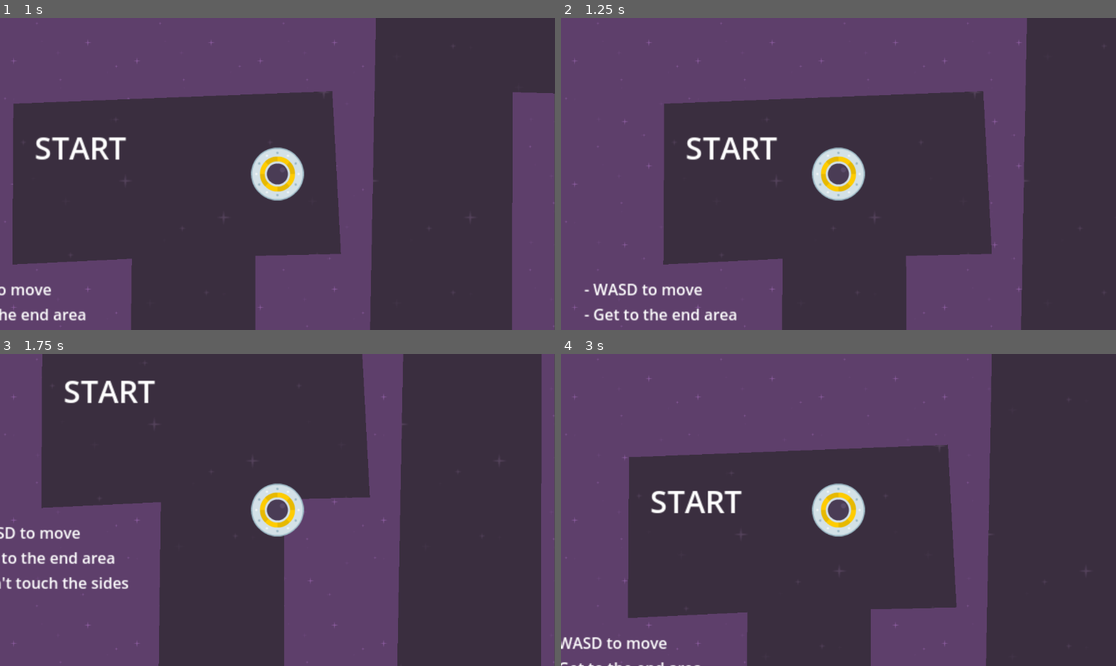
Above: before the commit, frames 1-4 (two rows, left to right).
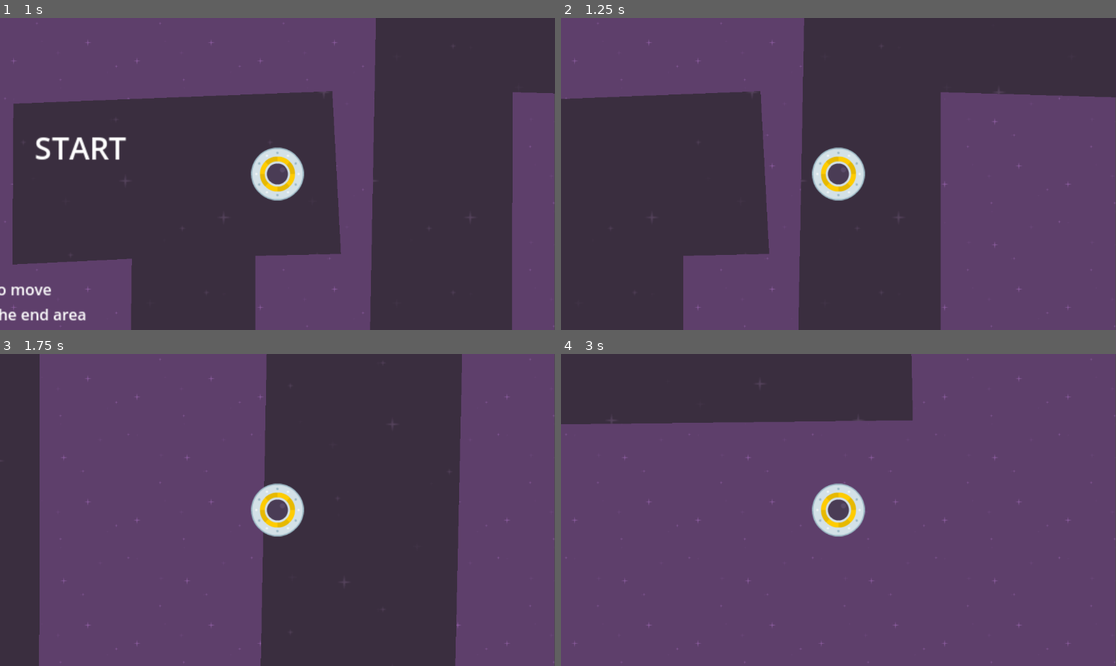
Above: after the commit, the same moments.

Repository: g-whittington/SpeedySaucer
Game: Godot game, scene res://scenes/level_1.tscn
Same seed, same stepped clock (60 frames per second), same inputs: the game is played once before the commit and once after it.
Inputs:
- Up to frame 1 (1 s): tap Enter at 0.5 s; hold D (right) from 0.53 s (still down)
- Up to frame 2 (1.25 s): keep holding D (right)
- Up to frame 3 (1.75 s): release D (right) at 1.28 s; hold S (down) from 1.28 s (still down)
- Up to frame 4 (3 s): release S (down) at 2.03 s; hold D (right) 2.03-2.78 s; hold W (up) from 2.78 s (still down)

Frame 1 is identical in both runs. In frame 2, 48% of the frame differs, in the area x 0-100%, y 0-100%; in frame 3, 65%; in frame 4, 70%.
Error after the commit: Parse Error: Unexpected "Indent" in class body. (res://scripts/level_1.gd:1)

Commit message:
Cleared unused functions in scripts

Diff:
--- a/scripts/level_1.gd
+++ b/scripts/level_1.gd
@@ -1,10 +1,6 @@
 extends Node2D
 
-# Called when the node enters the scene tree for the first time.
-func _ready() -> void:
-	pass
-
-# The player starts inside the maze. On exit, the maze will emit a signal
+ starts inside the maze. On exit, the maze will emit a signal
 # that we can handle here
 func _on_maze_1_body_exited(body: Node2D) -> void:
 	get_tree().reload_current_scene()
--- a/scripts/player.gd
+++ b/scripts/player.gd
@@ -1,16 +1,6 @@
 extends RigidBody2D
 
 @export var move_force := 1000
-
-# Called when the node enters the scene tree for the first time.
-func _ready() -> void:
-	# Only good for one time applied forces
-	# apply_force(Vector2(25,0))
-	pass
-
-# Called every frame. 'delta' is the elapsed time since the previous frame.
-func _process(delta: float) -> void:
-	pass
 
 # physics process is ran at a fixed rate and not dependent on frame rate
 func _physics_process(delta: float) -> void:
